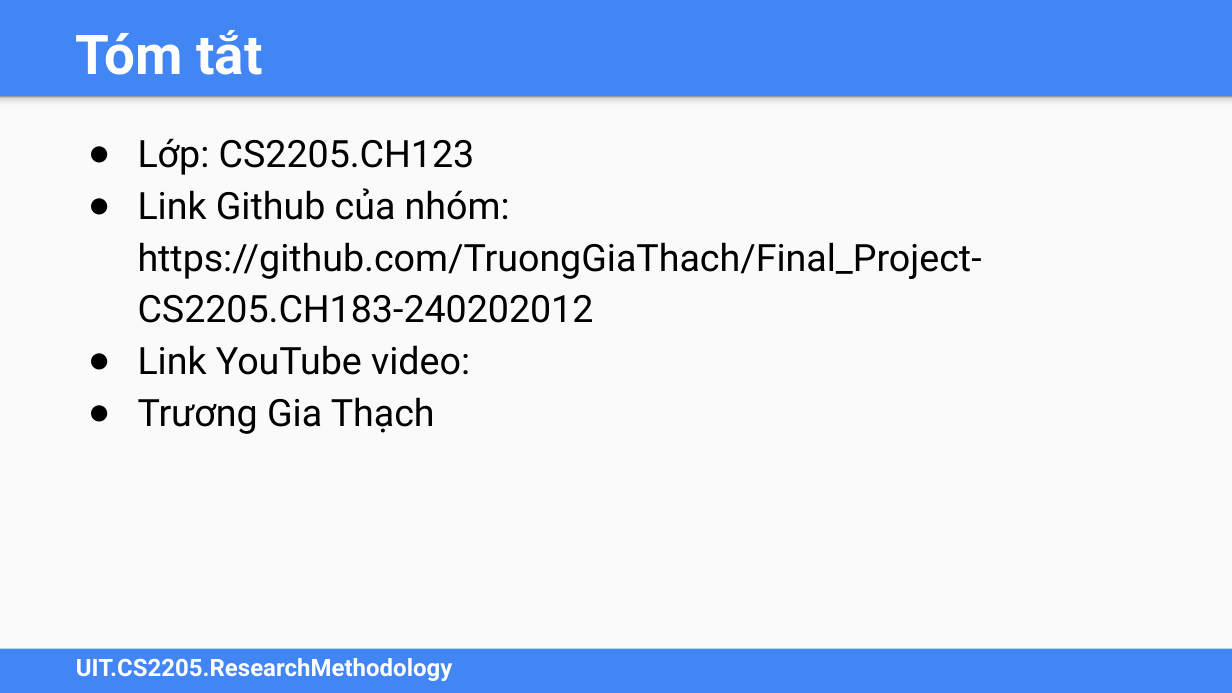
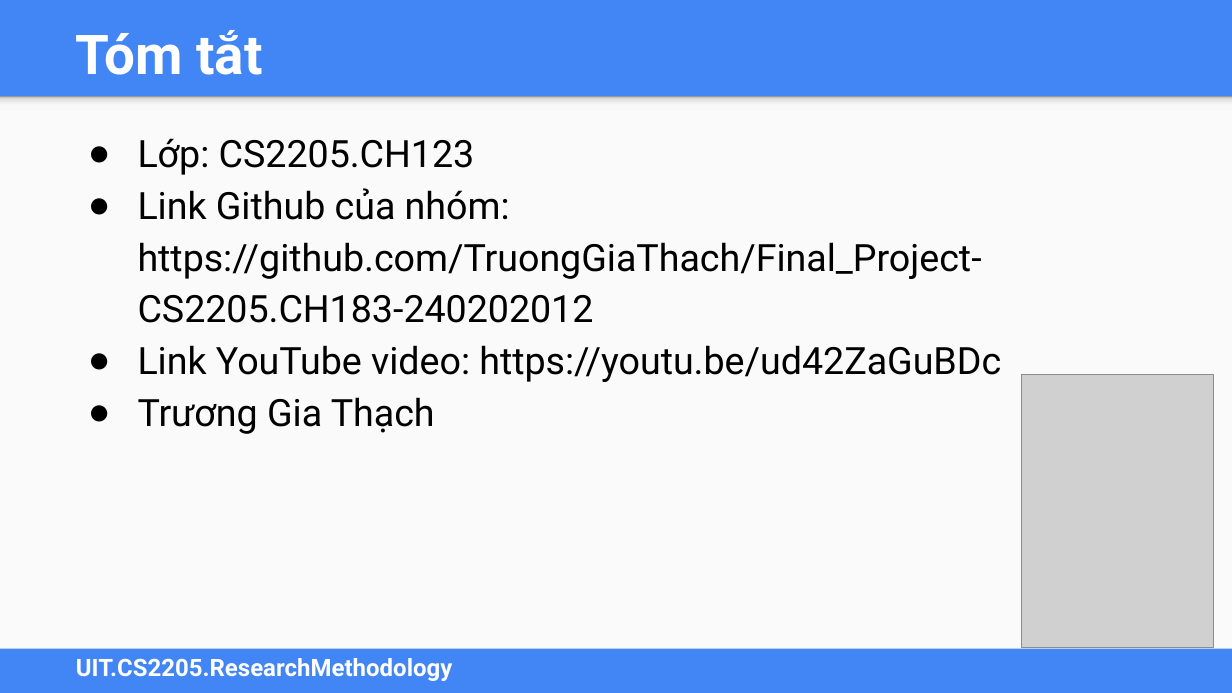
Before and after one commit to TruongGiaThach/Final_Project-CS2205.CH183-240202012, a slide deck: slide 2 of Thạch Trương Gia - CS2205.NOV2024.DeCuong.FinalReport.Slide.pptx. Drawn at 1232x693 pixels with LibreOffice and Linux fonts; fonts in the diff are those of the drawing; grey boxes stand for pictures. Boxes give left, top, right and bottom in pixels: in the first picture for what was removed or moved away, otherwise in the second. Text is boxed around its words. In the diff, an @@ line names an element or a change of style, - is before the commit and + after.

```diff
--- a/Thạch Trương Gia - CS2205.NOV2024.DeCuong.FinalReport.Slide.pptx
+++ b/Thạch Trương Gia - CS2205.NOV2024.DeCuong.FinalReport.Slide.pptx
@@ text at [138, 345, 1001, 382]: text changed @@
-● Link YouTube video:
+● Link YouTube video: https://youtu.be/ud42ZaGuBDc
@@ picture added at [1021, 375, 1214, 648] @@
```
Also in this commit, not shown: 3 other files.
